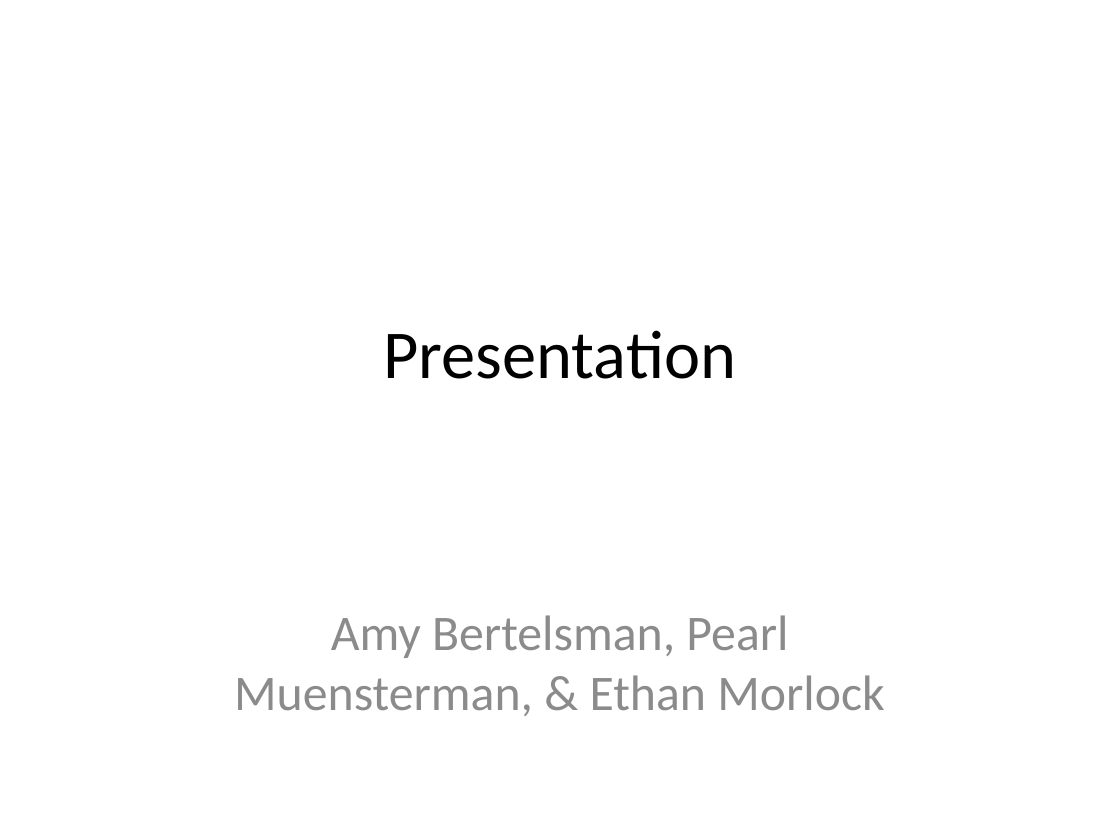
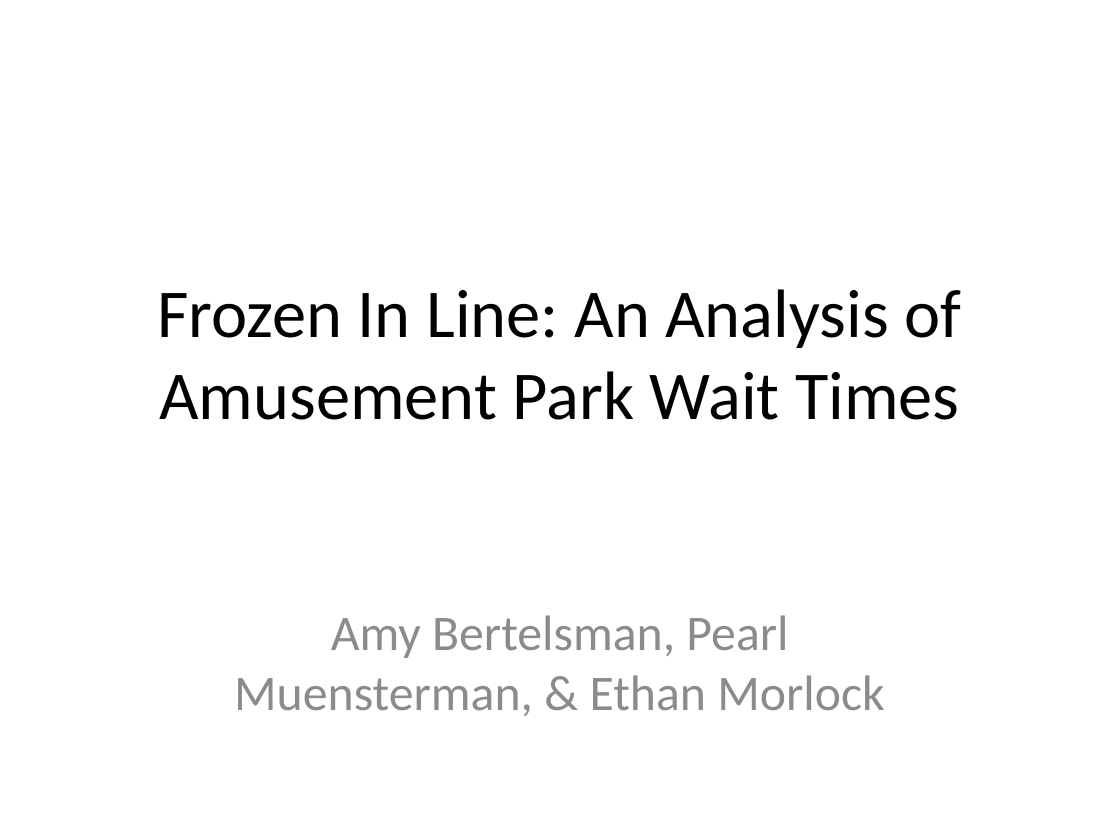
Before and after one commit to pearlmuensterman/Stat_361_Final_Project, a slide deck: slide 1 of Presentation.pptx. Drawn at 1120x840 pixels with LibreOffice and Linux fonts; fonts in the diff are those of the drawing. Boxes give left, top, right and bottom in pixels: in the first picture for what was removed or moved away, otherwise in the second. Text is boxed around its words. In the diff, an @@ line names an element or a change of style, - is before the commit and + after.

Commit message:
presentation

```diff
--- a/Presentation.pptx
+++ b/Presentation.pptx
@@ title at box(157, 289, 961, 420): text changed @@
-Presentation
+Frozen In Line: An Analysis of Amusement Park Wait Times
```
Also in this commit, not shown: 8 slides added, 4 slides removed, 1 other file.
